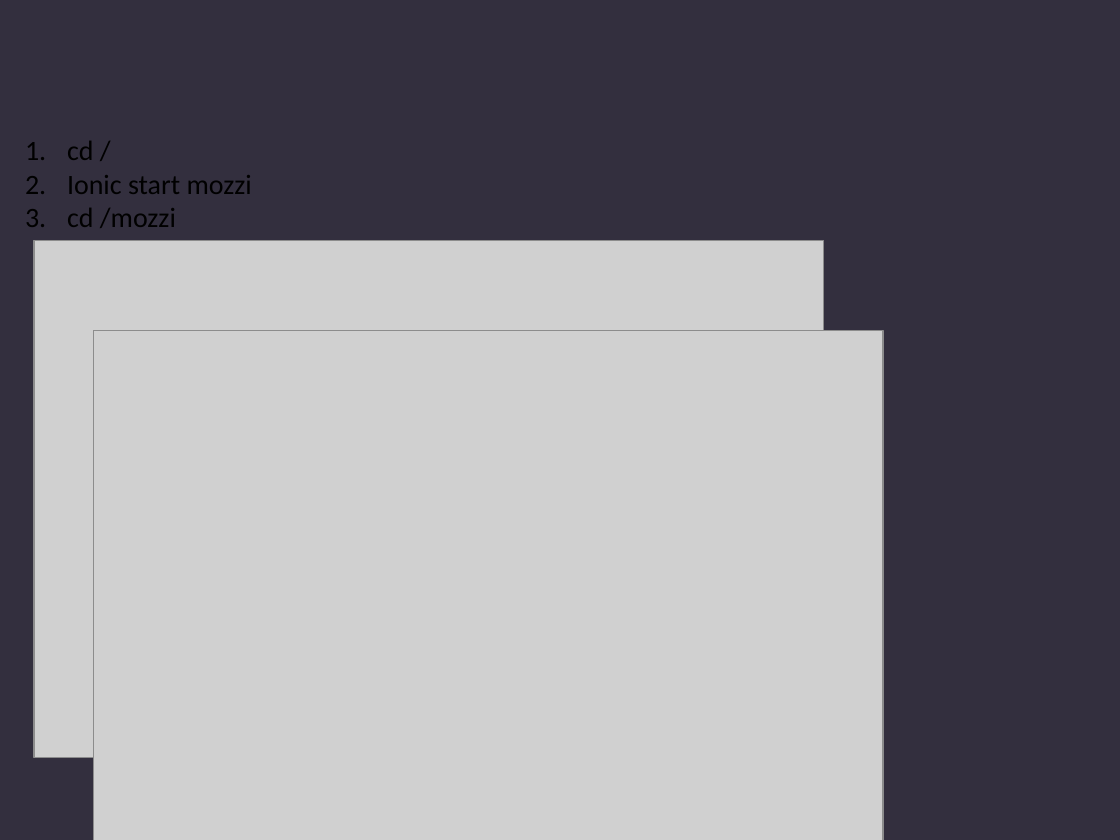
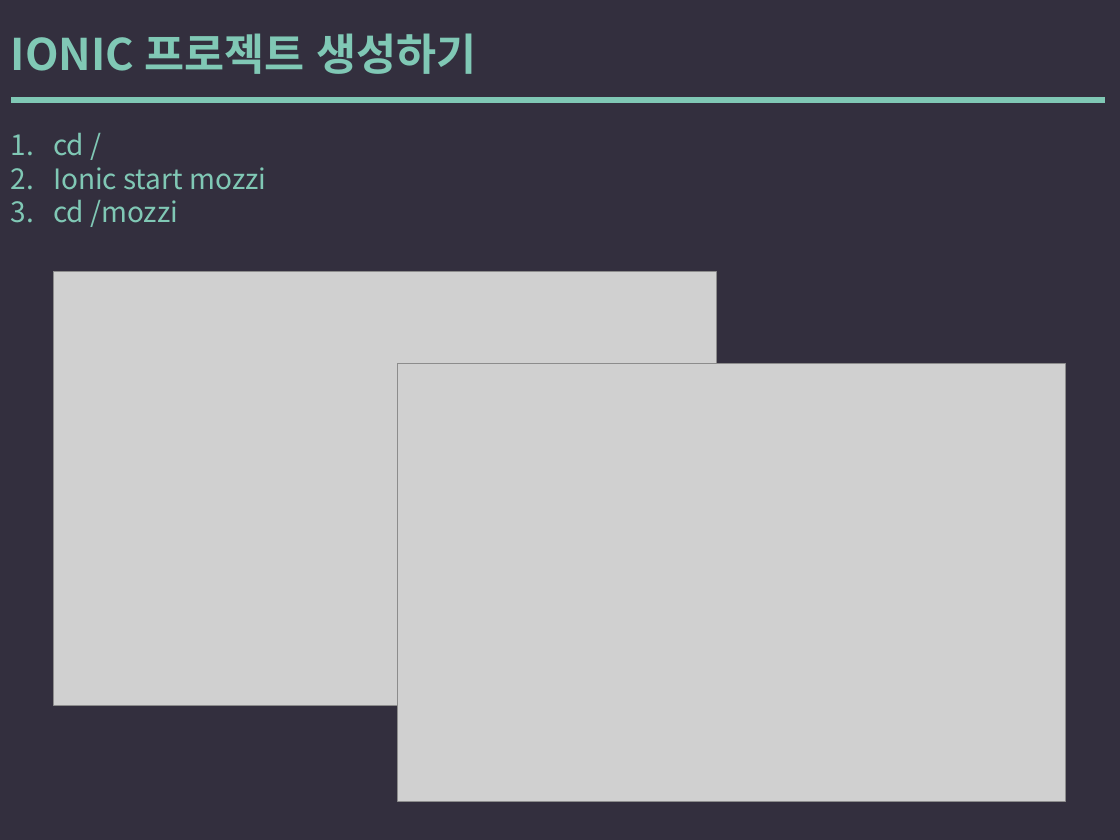
Before and after one commit to yysstory/mozzi, a slide deck: slide 16 of DOCS/1.pptx (slide 17 before the commit). Drawn at 1120x840 pixels with LibreOffice and Linux fonts; fonts in the diff are those of the drawing; grey boxes stand for pictures. Boxes give left, top, right and bottom in pixels: in the first picture for what was removed or moved away, otherwise in the second. Text is boxed around its words. In the diff, an @@ line names an element or a change of style, - is before the commit and + after.

```diff
--- a/DOCS/1.pptx
+++ b/DOCS/1.pptx
@@ text added at [11,33,476,74], 28 pt, text #80C8B5, bold @@
+IONIC 프로젝트 생성하기
@@ line added from (15, 100) to (1102, 100), #80C8B5 4 pt @@
@@ text "cd /": place and size @@
-text "cd /" at [67,141,252,228]
+text "cd /" at [53,132,266,227]
@@ text "cd /" at [53,132,266,227]: font Calibri to Noto Sans CJK KR, text colour #000000 to #80C8B5 @@
@@ picture: place and size @@
-picture at [34,241,823,757]
+picture at [54,272,717,706]
@@ picture: place and size @@
-picture at [93,330,883,840]
+picture at [398,364,1066,802]
```
Also in this commit, not shown: 16 other slides changed, 1 slide added, 1 slide removed.
